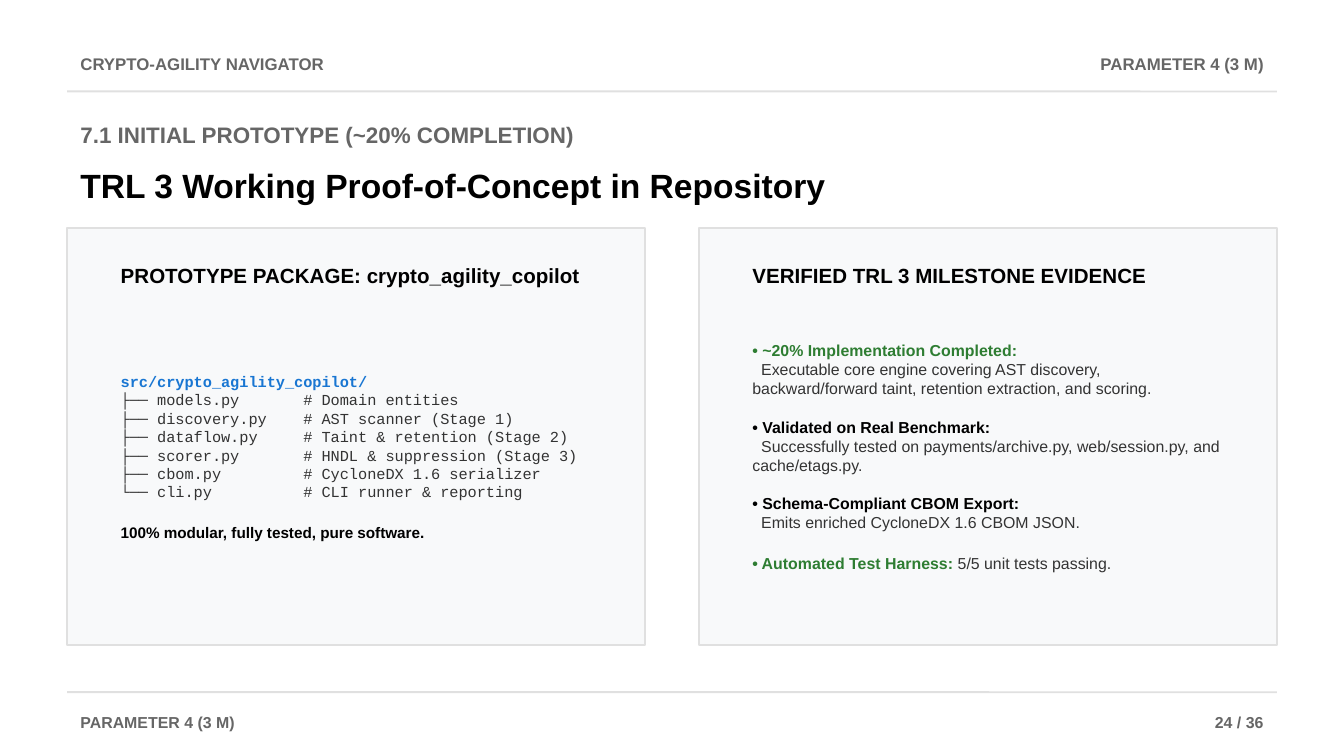
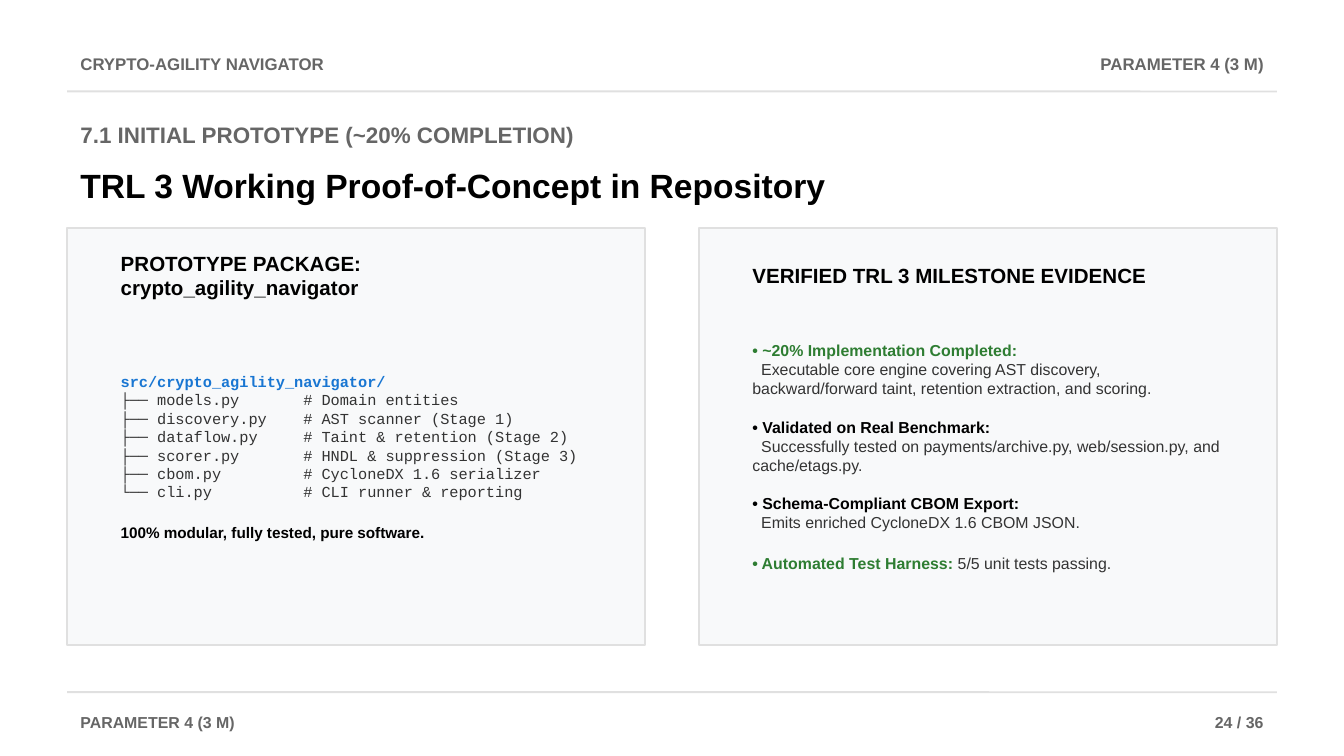
Before and after one commit to AviDhandhania/IDP-Project, a slide deck: slide 24 of Crypto-Agility_Navigator_Review2.pptx. Drawn at 1344x756 pixels with LibreOffice and Linux fonts; fonts in the diff are those of the drawing. Boxes give left, top, right and bottom in pixels: in the first picture for what was removed or moved away, otherwise in the second. Text is boxed around its words. In the diff, an @@ line names an element or a change of style, - is before the commit and + after.

Commit message:
Rename project from Copilot to Navigator across all source, docs, and configurations

```diff
--- a/Crypto-Agility_Navigator_Review2.pptx
+++ b/Crypto-Agility_Navigator_Review2.pptx
@@ text at (x1=121, y1=256, x2=361, y2=300): text changed @@
-PROTOTYPE PACKAGE: crypto_agility_copilot
+PROTOTYPE PACKAGE: crypto_agility_navigator
@@ text at (x1=121, y1=376, x2=577, y2=542): text changed @@
-src/crypto_agility_copilot/
-├── models.py # Domain entities
-├── discovery.py # AST scanner (Stage 1)
-├── dataflow.py # Taint & retention (Stage 2)
-├── scorer.py # HNDL & suppression (Stage 3)
-├── cbom.py # CycloneDX 1.6 serializer
-└── cli.py # CLI runner & reporting
-100% modular, fully tested, pure software.
+src/crypto_agility_navigator/
+├── models.py # Domain entities
+├── discovery.py # AST scanner (Stage 1)
+├── dataflow.py # Taint & retention (Stage 2)
+├── scorer.py # HNDL & suppression (Stage 3)
+├── cbom.py # CycloneDX 1.6 serializer
+└── cli.py # CLI runner & reporting
+100% modular, fully tested, pure software.
```
Also in this commit, not shown: 4 other slides changed, 25 other files.
